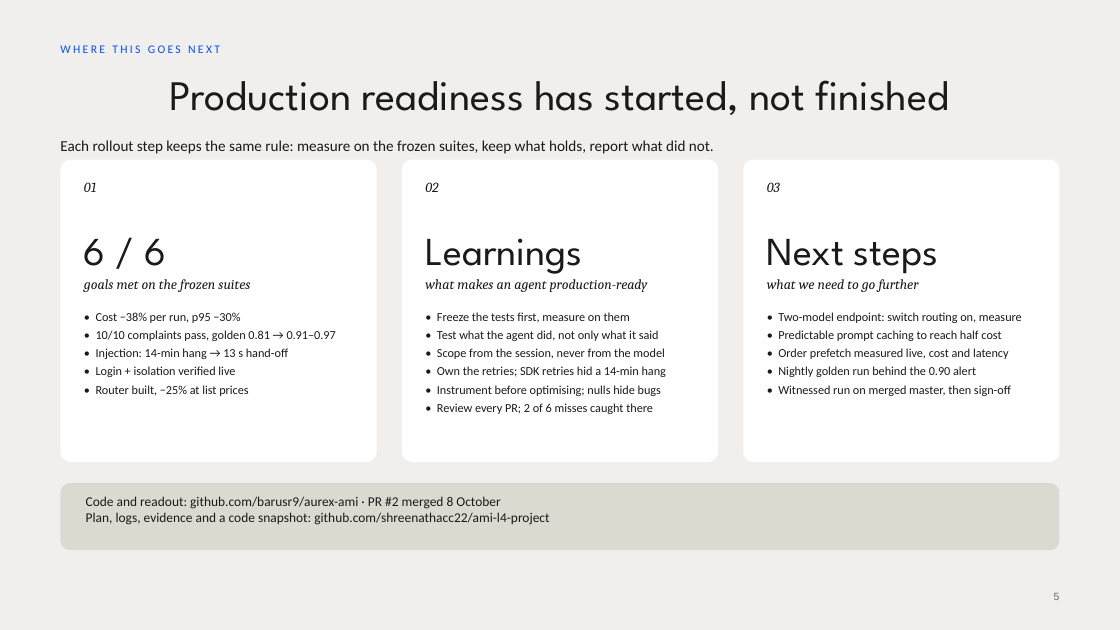
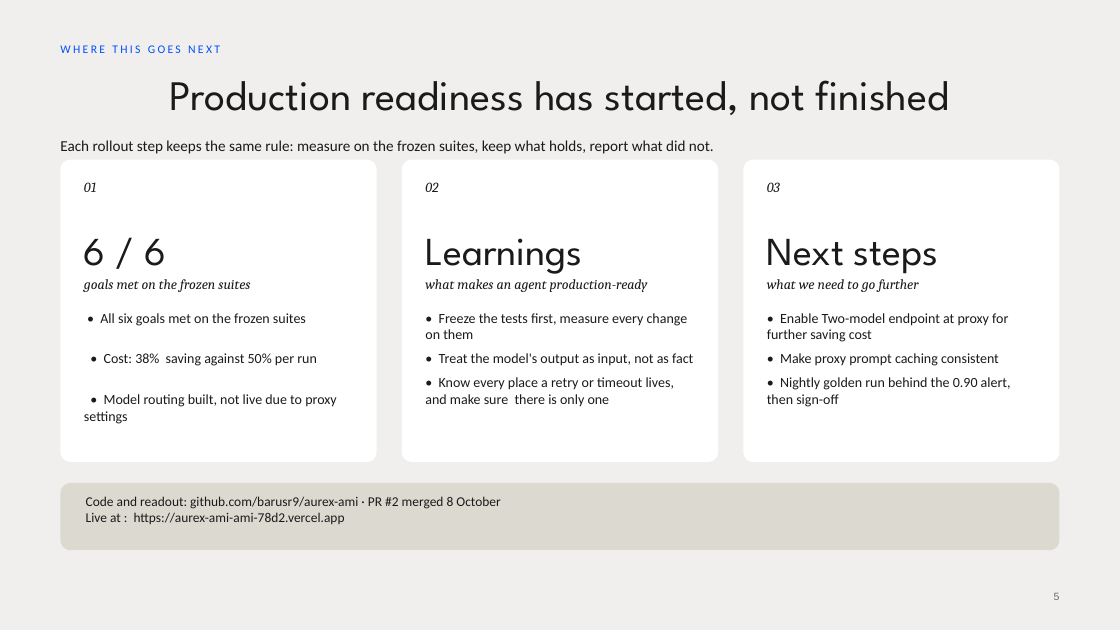
Before and after one commit to barusr9/aurex-ami, a slide deck: slide 5 of docs/Ami-L4-Readout-v10-2026-10-10.pptx. Drawn at 1120x630 pixels with LibreOffice and Linux fonts; fonts in the diff are those of the drawing. Boxes give left, top, right and bottom in pixels: in the first picture for what was removed or moved away, otherwise in the second. Text is boxed around its words. In the diff, an @@ line names an element or a change of style, - is before the commit and + after.

```diff
--- a/docs/Ami-L4-Readout-v10-2026-10-10.pptx
+++ b/docs/Ami-L4-Readout-v10-2026-10-10.pptx
@@ text at box(84, 313, 336, 424): text changed; size 10.5 to 12 pt @@
-• Cost −38% per run, p95 −30%
-• 10/10 complaints pass, golden 0.81 → 0.91–0.97
-• Injection: 14-min hang → 13 s hand-off
-• Login + isolation verified live
-• Router built, −25% at list prices
+• All six goals met on the frozen suites
+• Cost: 38% saving against 50% per run
+• Model routing built, not live due to proxy settings
@@ text at box(425, 313, 693, 406): text changed; size 10.5 to 12 pt @@
-• Freeze the tests first, measure on them
-• Test what the agent did, not only what it said
-• Scope from the session, never from the model
-• Own the retries; SDK retries hid a 14-min hang
-• Instrument before optimising; nulls hide bugs
-• Review every PR; 2 of 6 misses caught there
+• Freeze the tests first, measure every change on them
+• Treat the model's output as input, not as fact
+• Know every place a retry or timeout lives, and make sure there is only one
@@ text at box(767, 313, 1011, 407): text changed; size 10.5 to 12 pt @@
-• Two-model endpoint: switch routing on, measure
-• Predictable prompt caching to reach half cost
-• Order prefetch measured live, cost and latency
-• Nightly golden run behind the 0.90 alert
-• Witnessed run on merged master, then sign-off
+• Enable Two-model endpoint at proxy for further saving cost
+• Make proxy prompt caching consistent
+• Nightly golden run behind the 0.90 alert, then sign-off
@@ text at box(86, 512, 345, 524): text changed @@
-Plan, logs, evidence and a code snapshot: github.com/shreenathacc22/ami-l4-project
+Live at : https://aurex-ami-ami-78d2.vercel.app
```
Also in this commit, not shown: 2 other slides changed.
